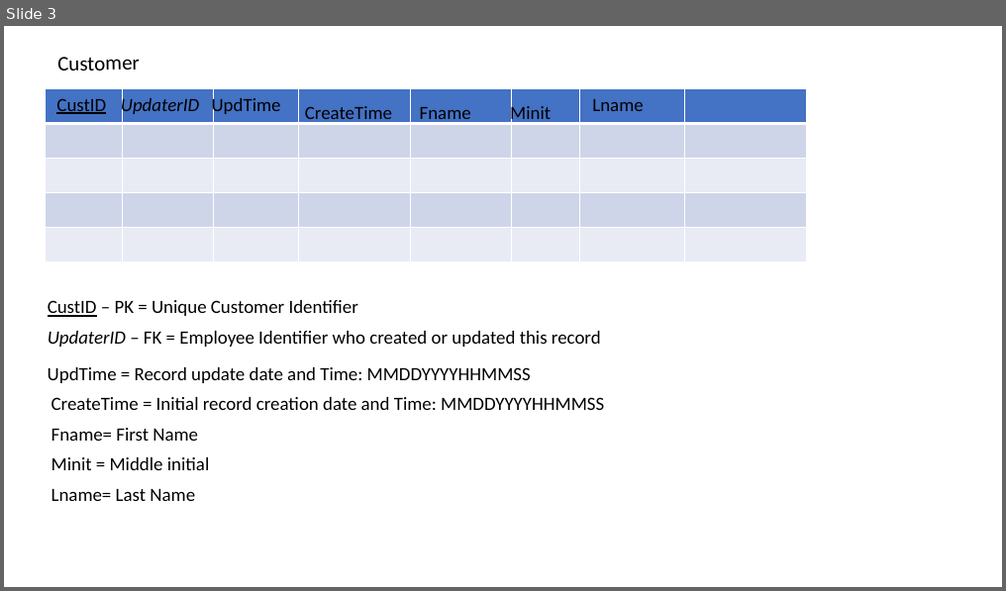
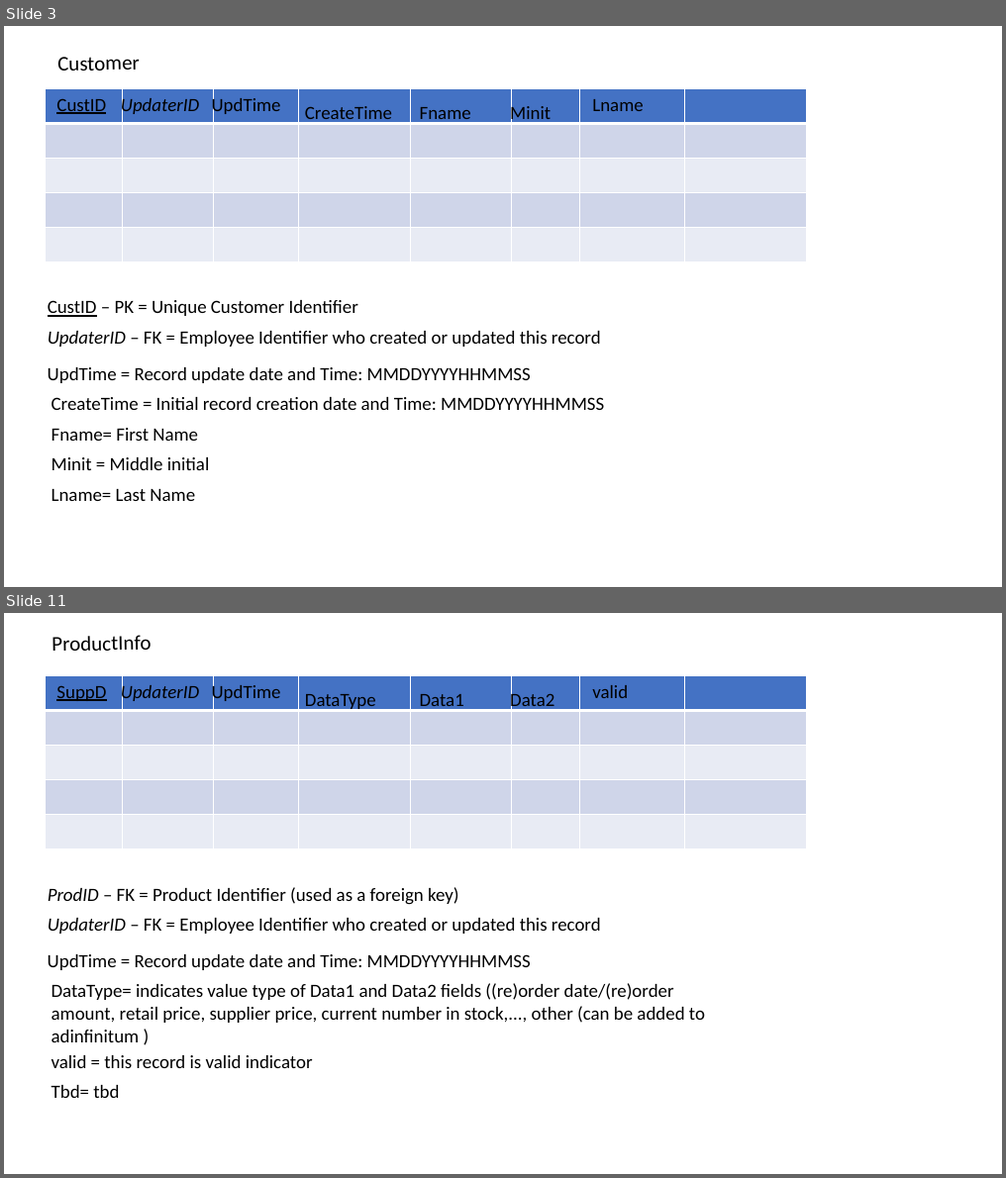
Before and after one commit to andrewroe/rosiessalon, a slide deck: RosieSalonDataModel.pptx. Shown one above the other, each under a label of ours: slide 3 before the commit, slides 3 and 11 after it; the slides between them are not shown. The pictures are 1006x591 and 1006x1178 pixels, drawn with LibreOffice and Linux fonts; fonts in the diff are those of the drawing. Boxes give left, top, right and bottom in pixels: in the first picture for what was removed or moved away, otherwise in the second. Text is boxed around its words. In the diff, an @@ line names an element or a change of style, - is before the commit and + after.

```diff
--- a/RosieSalonDataModel.pptx
+++ b/RosieSalonDataModel.pptx
@@ slide 11 added at bbox=[4, 613, 1002, 1174], background #FFFFFF @@
@@ text added at bbox=[52, 635, 151, 651], 20 pt, text #000000 @@
+ProductInfo
@@ table added at bbox=[46, 676, 806, 850], 5 rows, 8 columns @@
+ |  |  |  |  |  |  | 
+ |  |  |  |  |  |  | 
+ |  |  |  |  |  |  | 
+ |  |  |  |  |  |  | 
+ |  |  |  |  |  |  | 
@@ text added at bbox=[56, 685, 106, 701], 18 pt, text #000000, underline @@
+SuppD
@@ text added at bbox=[121, 682, 199, 703], 18 pt, text #000000, italic @@
+UpdaterID
@@ text added at bbox=[212, 682, 281, 703], 18 pt, text #000000 @@
+UpdTime
@@ text added at bbox=[305, 694, 376, 711], 18 pt, text #000000 @@
+DataType
@@ text added at bbox=[420, 694, 464, 711], 18 pt, text #000000 @@
+Data1
@@ text added at bbox=[510, 690, 554, 711], 18 pt, text #000000 @@
+Data2
@@ text added at bbox=[592, 685, 628, 698], 18 pt, text #000000 @@
+valid
@@ text added at bbox=[48, 887, 459, 905], 18 pt, text #000000 @@
+ProdID – FK = Product Identifier (used as a foreign key)
@@ text added at bbox=[48, 918, 601, 934], 18 pt, text #000000 @@
+UpdaterID – FK = Employee Identifier who created or updated this record
@@ text added at bbox=[48, 955, 531, 970], 18 pt, text #000000 @@
+UpdTime = Record update date and Time: MMDDYYYYHHMMSS
@@ text added at bbox=[52, 983, 705, 1043], 18 pt, text #000000 @@
+DataType= indicates value type of Data1 and Data2 fields ((re)order date/(re)order amount, retail price, supplier price, current number in stock,..., other (can be added to adinfinitum )
@@ text added at bbox=[52, 1056, 313, 1068], 18 pt, text #000000 @@
+valid = this record is valid indicator
@@ text added at bbox=[52, 1085, 119, 1098], 18 pt, text #000000 @@
+Tbd= tbd
```
Also in this commit, not shown: 2 slides changed, 7 other slides added.
